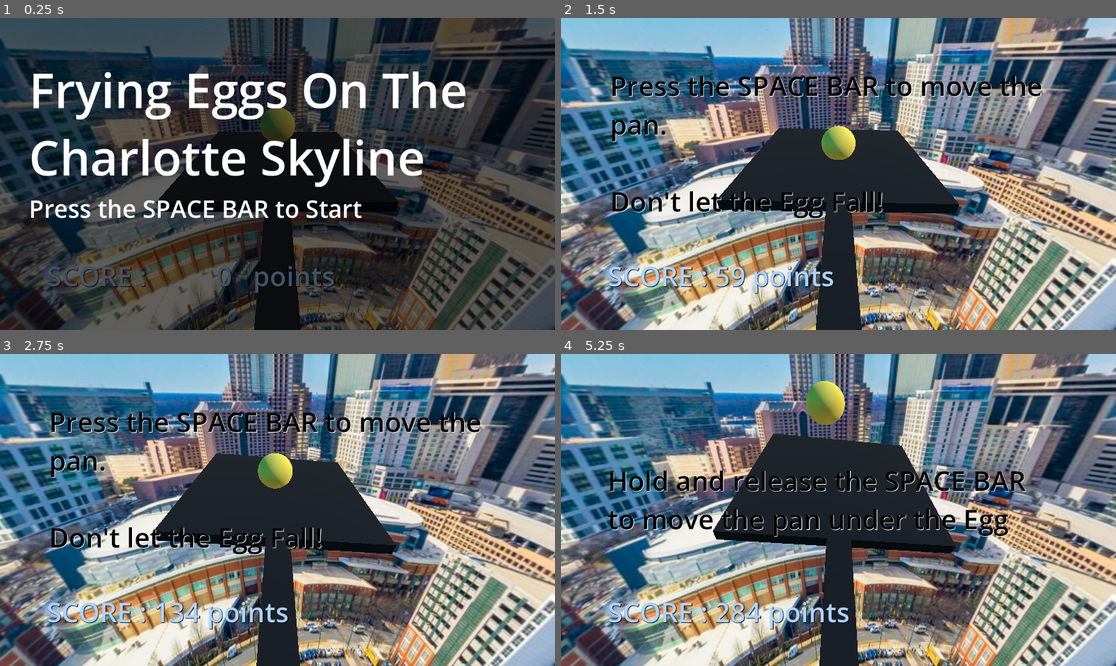
Above: before the commit, frames 1-4 (two rows, left to right).
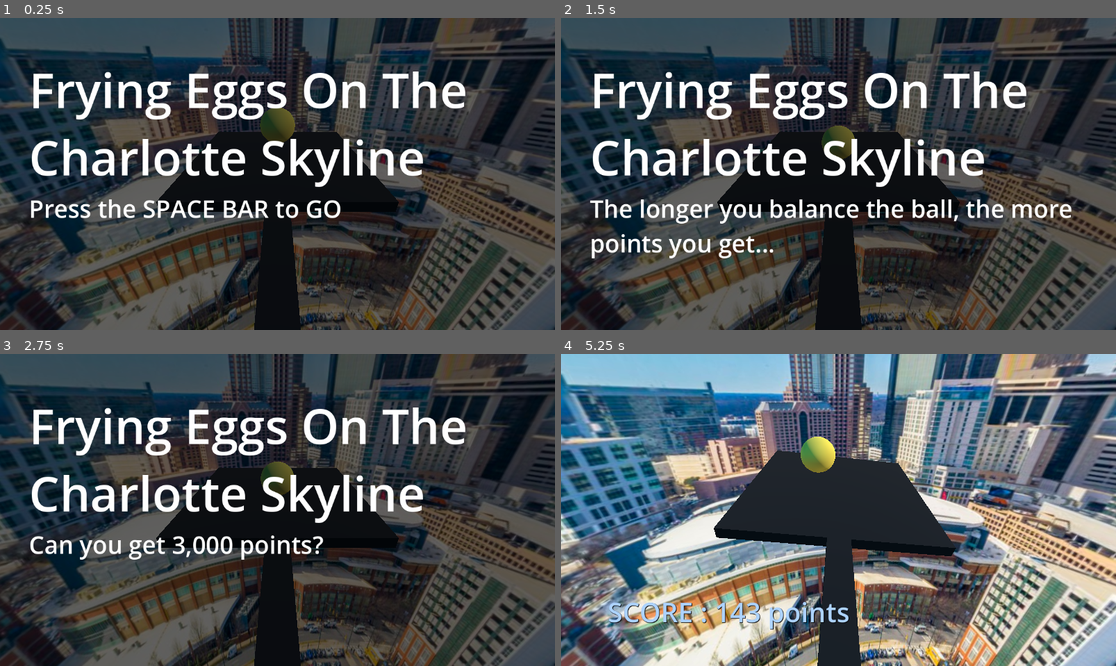
Above: after the commit, the same moments.

Repository: dallen72/Frying-Eggs-On-the-Charlotte-Skyline
Game: Godot game, scene res://node_3d.tscn
Same seed, same stepped clock (60 frames per second), same inputs: the game is played once before the commit and once after it.
Inputs:
- Up to frame 1 (0.25 s): no input
- Up to frame 2 (1.5 s): tap Space at 0.5, 1.25 s; hold Enter (ui_accept) 0.53-1.28 s; tap Enter (ui_accept) at 1.35 s
- Up to frame 3 (2.75 s): tap Enter (ui_accept) at 1.52, 1.82 s; tap Space at 2 s; hold Enter (ui_accept) from 2.03 s (still down)
- Up to frame 4 (5.25 s): tap Space at 2.75, 3.5, 4.25 s; release Enter (ui_accept) at 2.78 s; tap Enter (ui_accept) at 2.85, 3.02, 3.32, 4.35, 4.52, 4.82 s; hold Enter (ui_accept) 3.53-4.28 s; hold Enter (ui_accept) from 5.03 s (still down)

The runs differ from the first frame. In frame 1, 1.2% of the frame differs, in the area x 8-66%, y 58-89%; in frame 2, 95%, in the area x 0-100%, y 0-100%; in frame 3, 94%; in frame 4, 7.5%.

Commit message:
instruction sequence showing up well

Diff:
--- /dev/null
+++ b/menu.gd
@@ -0,0 +1,29 @@
+extends CanvasLayer
+
+
+# Called when the node enters the scene tree for the first time.
+func _ready() -> void:
+	pass
+
+
+# Called every frame. 'delta' is the elapsed time since the previous frame.
+func _process(delta: float) -> void:
+	pass
+
+
+func updateInstructionsOnScreen(instruction_count):
+	instruction_count += 1
+	if (instruction_count == 1):
+		$Control/MarginContainer/VBoxContainer/mainInstruction.text = "Press the SPACE BAR to move the pan. Don't let the Egg Fall!"
+	if (instruction_count == 2):
+		$Control/MarginContainer/VBoxContainer/mainInstruction.text = "The longer you balance the ball, the more points you get..."
+	if (instruction_count == 3):
+		$Control/MarginContainer/VBoxContainer/mainInstruction.text = "But when the ball falls, you lose points"
+	elif (instruction_count == 4 ):
+		$Control/MarginContainer/VBoxContainer/mainInstruction.text = "Hold and release the SPACE BAR to move the pan under the Egg"
+	elif (instruction_count == 5 ):
+		$Control/MarginContainer/VBoxContainer/mainInstruction.text = "Can you get 3,000 points?"
+	elif (instruction_count == 6 ):
+		$Control/MarginContainer/VBoxContainer/mainInstruction.hide()
+	print("debug, instruction_count: " + str(instruction_count     ))
+	return instruction_count
--- a/menu.tscn
+++ b/menu.tscn
@@ -1,4 +1,6 @@
-[gd_scene load_steps=4 format=3 uid="uid://dm7ui1q6dab41"]
+[gd_scene load_steps=5 format=3 uid="uid://dm7ui1q6dab41"]
+
+[ext_resource type="Script" path="res://menu.gd" id="1_b21er"]
 
 [sub_resource type="CanvasTexture" id="CanvasTexture_i1src"]
 
@@ -9,6 +11,7 @@
 default_font_size = 50
 
 [node name="CanvasLayer" type="CanvasLayer"]
+script = ExtResource("1_b21er")
 
 [node name="Control" type="Control" parent="."]
 layout_mode = 3
@@ -54,4 +57,5 @@
 [node name="mainInstruction" type="Label" parent="Control/MarginContainer/VBoxContainer"]
 layout_mode = 2
 theme = SubResource("Theme_bm3iq")
-text = "Press the SPACE BAR to Start"
+text = "Press the SPACE BAR to GO"
+autowrap_mode = 2
--- a/node_3d.gd
+++ b/node_3d.gd
@@ -13,9 +13,9 @@
 var _pan_is_being_moved_under_ball
 var Ball = preload("res://ball.tscn")
 var _game_started
-var _instruction_count
 var score
 var hiScore
+var instruction_count
 
 # Called when the node enters the scene tree for the first time.
 func _ready() -> void:
@@ -25,53 +25,41 @@
 	_pan_is_being_flipped = false
 	_pan_is_being_moved_under_ball = false
 	_game_started = false
-	_instruction_count = 0
 	score = 1
 	hiScore = 0
+	instruction_count = 0
 
 # Called every frame. 'delta' is the elapsed time since the previous frame.
 func _process(delta: float) -> void:
 	pass
 
 
+func start_game():
+	$rig/ball.apply_impulse(Vector3(0, 0, 0.5))
+	$menu.hide()
+	$scoreText.show()
+	_game_started = true
+
+
 func _physics_process(delta: float) -> void:
-	if ( ! _game_started):
-		if (Input.is_action_pressed("ui_accept")):
-			$rig/ball.apply_impulse(Vector3(0, 0, 0.5))
-			$menu.hide()
-			$instructionOne.show()
-			_game_started = true
+	if (not _game_started):
+		processMenuInput()
 	else:
 		score += 1
-		$scoreText.text = "SCORE : " + str(score) + " points"
 		run_game_loop(delta)
 
 
-func updateInstructionsOnScreen():
-	_instruction_count += 1
-	if (_instruction_count == 12):
-		$instructionOne.hide()
-		$instructionTwo.show()
-	if (_instruction_count == 20):
-		$instructionTwo.hide()
-		$instructionThree.show()
-	if (_instruction_count == 28):
-		$instructionThree.hide()
-		$instructionFour.show()
-	if (_instruction_count == 36):
-		$instructionFour.hide()
-		$instructionFive.show()
-	elif (_instruction_count == 44 ):
-		$instructionFive.hide()
-		$scoreText.show()
-	print("debug, instruction_count: " + str(_instruction_count     ))
+func processMenuInput():
+	if (Input.is_action_just_pressed("ui_accept")):
+		if (instruction_count < 5):
+			instruction_count = $menu.updateInstructionsOnScreen(instruction_count)
+		else:
+			start_game()
 
 
-func processUserInput():
+func processGameplayInput():
 	if (Input.is_action_just_pressed("ui_accept")):
 		$panCalibrateTimer.start()
-		if (_instruction_count < 48):
-			updateInstructionsOnScreen()
 
 	if (Input.is_action_just_released("ui_accept")):
 		if ( ! _pan_was_just_reset):
@@ -81,7 +69,8 @@
 
 
 func run_game_loop(delta):
-	processUserInput()
+	$scoreText.text = "SCORE : " + str(score) + " points"
+	processGameplayInput()
 
 	if (_pan_is_being_flipped == true):
 		continue_flipping_pan(_angle_x, _angle_z)
--- a/node_3d.tscn
+++ b/node_3d.tscn
@@ -90,111 +90,8 @@
 
 [node name="menu" parent="." instance=ExtResource("4_stici")]
 
-[node name="instructionOne" type="Label" parent="."]
+[node name="scoreText" type="Label" parent="."]
 visible = false
-anchors_preset = -1
-anchor_left = 0.0885417
-anchor_top = 0.157407
-anchor_right = 0.932292
-anchor_bottom = 1.5787
-offset_bottom = -6.10352e-05
-grow_horizontal = 2
-grow_vertical = 2
-size_flags_horizontal = 4
-theme = SubResource("Theme_i80a4")
-theme_override_colors/font_color = Color(0, 0, 0, 1)
-theme_override_colors/font_shadow_color = Color(1, 1, 1, 1)
-text = "Press the SPACE BAR to move the pan.
-
-Don't let the Egg Fall!"
-autowrap_mode = 2
-metadata/_edit_use_anchors_ = true
-
-[node name="instructionTwo" type="Label" parent="."]
-visible = false
-anchors_preset = -1
-anchor_left = -0.0555556
-anchor_top = 0.322531
-anchor_right = 0.742188
-anchor_bottom = 1.5787
-offset_left = 161.0
-offset_top = 15.0
-offset_right = 161.0
-offset_bottom = 14.9999
-grow_horizontal = 2
-grow_vertical = 2
-size_flags_horizontal = 4
-theme = SubResource("Theme_i80a4")
-theme_override_colors/font_color = Color(0, 0, 0, 1)
-theme_override_colors/font_shadow_color = Color(1, 1, 1, 1)
-text = "Hold and release the SPACE BAR to move the pan under the Egg"
-autowrap_mode = 2
-metadata/_edit_use_anchors_ = true
-
-[node name="instructionThree" type="Label" parent="."]
-visible = false
-anchors_preset = -1
-anchor_left = -0.0555556
-anchor_top = 0.322531
-anchor_right = 0.742188
-anchor_bottom = 1.5787
-offset_left = 161.0
-offset_top = 15.0
-offset_right = 161.0
-offset_bottom = 14.9999
-grow_horizontal = 2
-grow_vertical = 2
-size_flags_horizontal = 4
-theme = SubResource("Theme_i80a4")
-theme_override_colors/font_color = Color(0, 0, 0, 1)
-theme_override_colors/font_shadow_color = Color(1, 1, 1, 1)
-text = "The longer you balance the ball, the more points you get..."
-autowrap_mode = 2
-metadata/_edit_use_anchors_ = true
-
-[node name="instructionFour" type="Label" parent="."]
-visible = false
-anchors_preset = -1
-anchor_left = -0.0555556
-anchor_top = 0.322531
-anchor_right = 0.742188
-anchor_bottom = 1.5787
-offset_left = 161.0
-offset_top = 15.0
-offset_right = 161.0
-offset_bottom = 14.9999
-grow_horizontal = 2
-grow_vertical = 2
-size_flags_horizontal = 4
-theme = SubResource("Theme_i80a4")
-theme_override_colors/font_color = Color(0, 0, 0, 1)
-theme_override_colors/font_shadow_color = Color(1, 1, 1, 1)
-text = "But when the ball falls, you lose points"
-autowrap_mode = 2
-metadata/_edit_use_anchors_ = true
-
-[node name="instructionFive" type="Label" parent="."]
-visible = false
-anchors_preset = -1
-anchor_left = -0.0555556
-anchor_top = 0.322531
-anchor_right = 0.742188
-anchor_bottom = 1.5787
-offset_left = 161.0
-offset_top = 15.0
-offset_right = 161.0
-offset_bottom = 14.9999
-grow_horizontal = 2
-grow_vertical = 2
-size_flags_horizontal = 4
-theme = SubResource("Theme_i80a4")
-theme_override_colors/font_color = Color(0, 0, 0, 1)
-theme_override_colors/font_shadow_color = Color(1, 1, 1, 1)
-text = "Can you get 3,000 points?"
-autowrap_mode = 2
-metadata/_edit_use_anchors_ = true
-
-[node name="scoreText" type="Label" parent="."]
 anchors_preset = -1
 anchor_left = -0.0555556
 anchor_top = 0.743827
